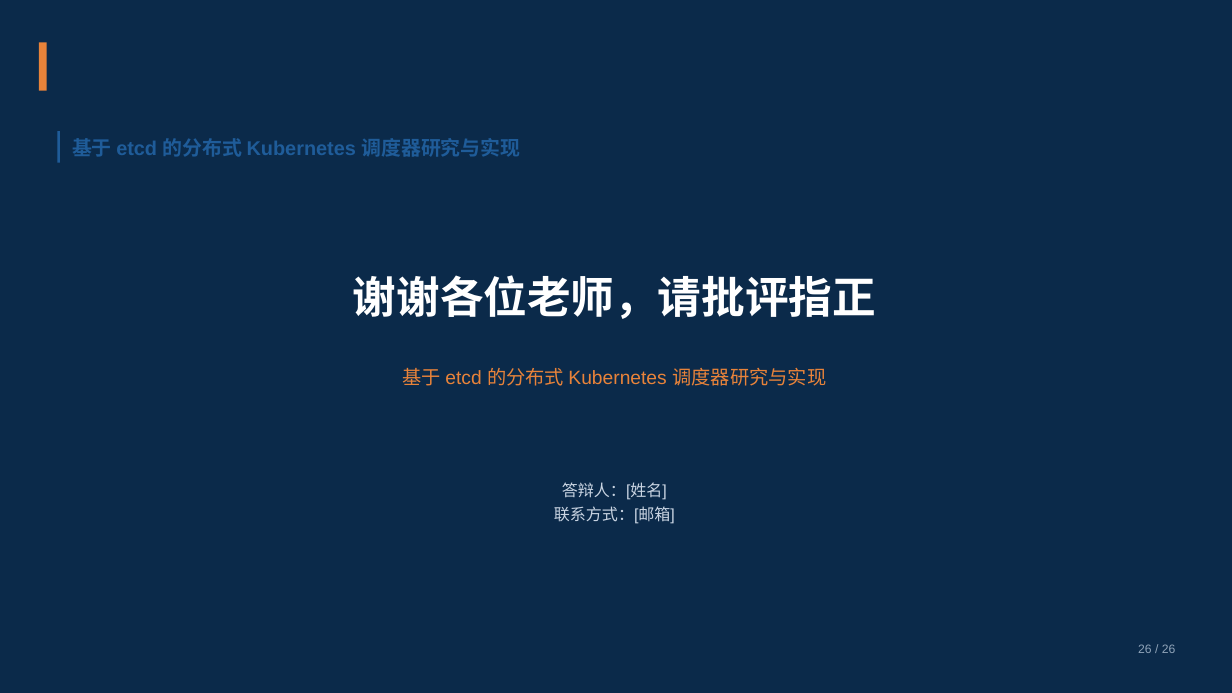
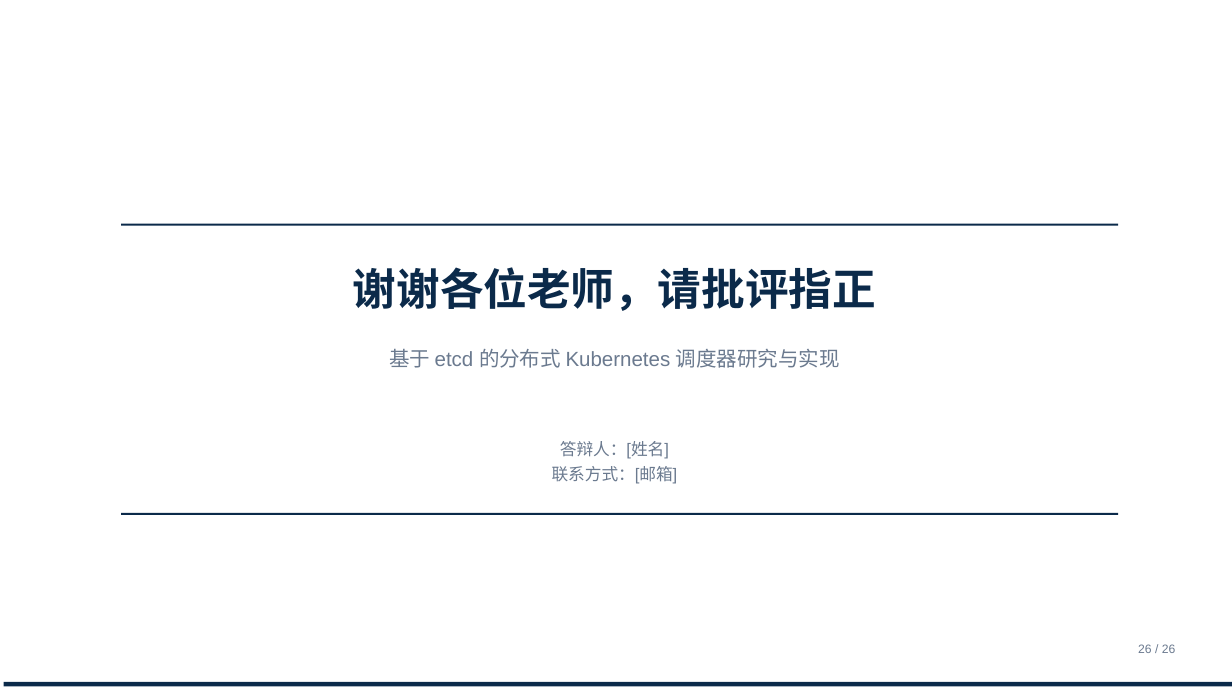
Before and after one commit to tengfei86/godel-scheduler, a slide deck: slide 26 of docs/thesis/defense/答辩PPT-基于etcd的分布式Kubernetes调度器.pptx. Drawn at 1232x693 pixels with LibreOffice and Linux fonts; fonts in the diff are those of the drawing. Boxes give left, top, right and bottom in pixels: in the first picture for what was removed or moved away, otherwise in the second. Text is boxed around its words. In the diff, an @@ line names an element or a change of style, - is before the commit and + after.

```diff
--- a/docs/thesis/defense/答辩PPT-基于etcd的分布式Kubernetes调度器.pptx
+++ b/docs/thesis/defense/答辩PPT-基于etcd的分布式Kubernetes调度器.pptx
@@ background #0B2A4A to #FFFFFF @@
@@ rectangle removed at bbox=[39, 43, 47, 91] @@
@@ rectangle removed at bbox=[57, 131, 60, 163] @@
@@ text removed at bbox=[72, 138, 520, 157] @@
-基于 etcd 的分布式 Kubernetes 调度器研究与实现
@@ rectangle added at bbox=[121, 224, 1118, 226], fill #0B2A4A @@
@@ text "谢谢各位老师，请批评指正" at bbox=[353, 267, 876, 311]: text colour #FFFFFF to #0B2A4A @@
@@ text "基于 etcd 的分布式 Kubernetes 调度器研究与实现": place and size @@
-text "基于 etcd 的分布式 Kubernetes 调度器研究与实现" at bbox=[403, 368, 826, 386]
+text "基于 etcd 的分布式 Kubernetes 调度器研究与实现" at bbox=[389, 349, 840, 368]
@@ text "基于 etcd 的分布式 Kubernetes 调度器研究与实现" at bbox=[389, 349, 840, 368]: size 15 to 16 pt, text colour #E8833A to #6B7A8F @@
@@ text "答辩人：[姓名]": place and size @@
-text "答辩人：[姓名]" at bbox=[554, 482, 675, 524]
+text "答辩人：[姓名]" at bbox=[552, 441, 678, 484]
@@ text "答辩人：[姓名]" at bbox=[552, 441, 678, 484]: size 12.5 to 13 pt, text colour #C9D4E2 to #6B7A8F @@
@@ rectangle added at bbox=[121, 513, 1118, 515], fill #0B2A4A @@
@@ text "26 / 26" at bbox=[1138, 644, 1176, 653]: text colour #8FA3B8 to #6B7A8F @@
@@ rectangle added at bbox=[4, 682, 1232, 687], fill #0B2A4A @@
```
Also in this commit, not shown: 1 other slide changed, 2 other files.
